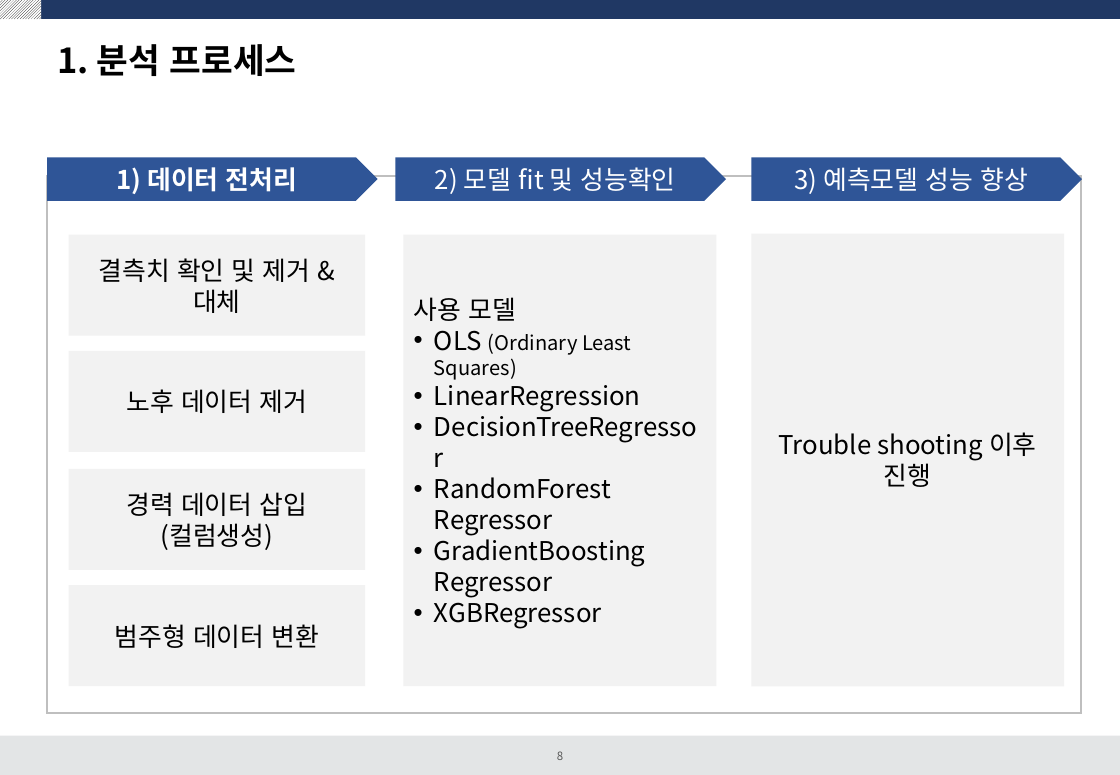
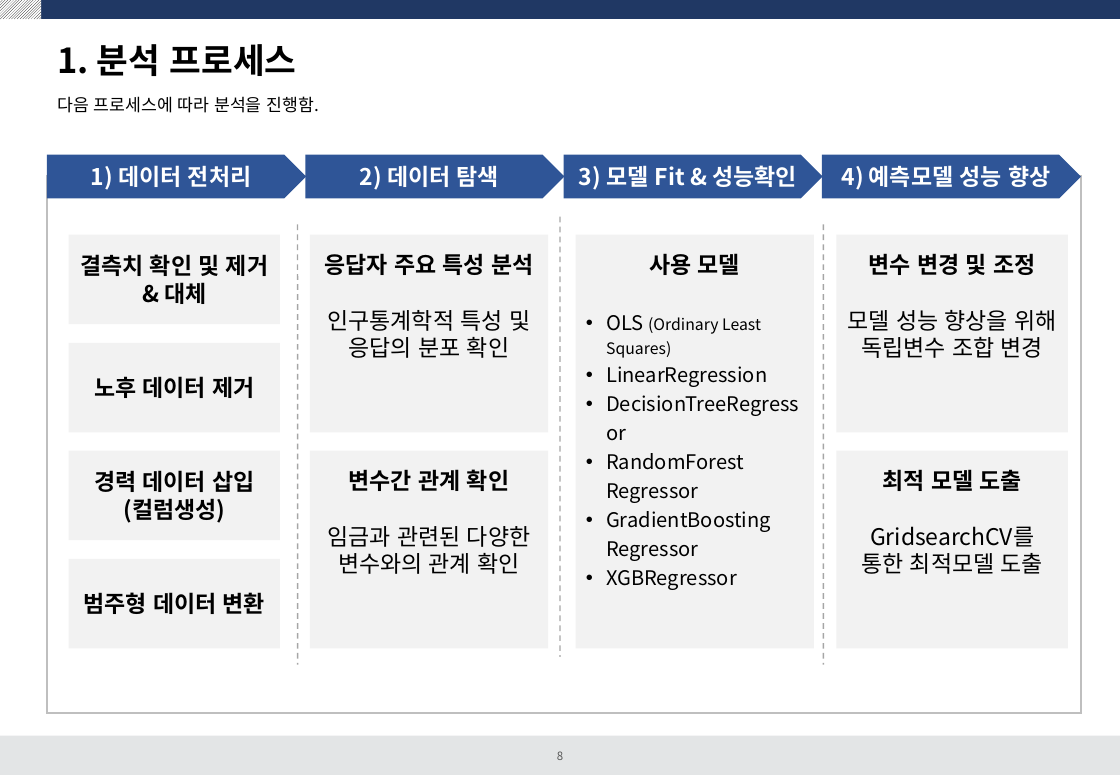
Before and after one commit to dss-14th/Regression_3_project, a slide deck: slide 8 of 여성임금 예측프로젝트.pptx. Drawn at 1120x775 pixels with LibreOffice and Linux fonts; fonts in the diff are those of the drawing. Boxes give left, top, right and bottom in pixels: in the first picture for what was removed or moved away, otherwise in the second. Text is boxed around its words. In the diff, an @@ line names an element or a change of style, - is before the commit and + after.

```diff
--- a/여성임금 예측프로젝트.pptx
+++ b/여성임금 예측프로젝트.pptx
@@ text added at [57, 96, 320, 113], 12 pt, text #000000 @@
+다음 프로세스에 따라 분석을 진행함.
@@ pentagon arrow "1) 데이터 전처리": place and size @@
-pentagon arrow "1) 데이터 전처리" at [47, 157, 377, 201]
+pentagon arrow "1) 데이터 전처리" at [47, 155, 306, 199]
@@ pentagon arrow "1) 데이터 전처리" at [47, 155, 306, 199]: size 18 to 16 pt @@
@@ pentagon arrow added at [305, 155, 565, 199], fill #2F5597, 16 pt, text #FFFFFF, bold @@
+2) 데이터 탐색
@@ pentagon arrow "3) 모델 Fit & 성능확인": place and size @@
-pentagon arrow "3) 모델 Fit & 성능확인" at [395, 157, 726, 201]
+pentagon arrow "3) 모델 Fit & 성능확인" at [564, 155, 823, 199]
@@ text in pentagon arrow at [579, 165, 796, 190]: text changed; size 18 to 16 pt; bold on @@
-2) 모델 fit 및 성능확인
+3) 모델 Fit & 성능확인
@@ pentagon arrow "4) 예측모델 성능 향상": place and size @@
-pentagon arrow "4) 예측모델 성능 향상" at [752, 157, 1083, 201]
+pentagon arrow "4) 예측모델 성능 향상" at [822, 155, 1082, 199]
@@ text in pentagon arrow at [842, 165, 1050, 190]: text changed; size 18 to 16 pt; bold on @@
-3) 예측모델 성능 향상
+4) 예측모델 성능 향상
@@ rectangle "결측치 확인 및 제거 & ...": place and size @@
-rectangle "결측치 확인 및 제거 & ..." at [68, 235, 365, 336]
+rectangle "결측치 확인 및 제거 & ..." at [68, 235, 280, 325]
@@ line added from (298, 224) to (298, 665), #A6A6A6 1 pt dashed @@
@@ rectangle added at [310, 235, 548, 432], fill #F2F2F2, 16 pt, text #000000 @@
+응답자 주요 특성 분석
+인구통계학적 특성 및 응답의 분포 확인
@@ line added from (561, 217) to (561, 658), #A6A6A6 1 pt dashed @@
@@ rectangle "사용 모델": place and size @@
-rectangle "사용 모델" at [403, 235, 717, 687]
+rectangle "사용 모델" at [576, 235, 814, 648]
@@ rectangle "사용 모델" at [576, 235, 814, 648]: size 18 to 16 pt, bold on in "사용 모델"; size 18 to 14 pt in "OLS", "LinearRegression", "DecisionTreeRegressor", "RandomForest Regressor" and 2 more places; size 14 to 11 pt in "(Ordinary Least Squares)"; alignment left to centre; line spacing 1 to 1.2; vertical alignment middle to top @@
@@ rectangle removed at [752, 234, 1065, 687] @@
-Trouble shooting 이후 진행
@@ line added from (823, 224) to (823, 665), #A6A6A6 1 pt dashed @@
@@ rectangle added at [837, 235, 1068, 432], fill #F2F2F2, 16 pt, text #000000 @@
+변수 변경 및 조정
+모델 성능 향상을 위해 독립변수 조합 변경
@@ rectangle "노후 데이터 제거": place and size @@
-rectangle "노후 데이터 제거" at [68, 352, 365, 453]
+rectangle "노후 데이터 제거" at [68, 343, 280, 433]
@@ rectangle "경력 데이터 삽입 (컬럼생성)": place and size @@
-rectangle "경력 데이터 삽입 (컬럼생성)" at [68, 470, 365, 571]
+rectangle "경력 데이터 삽입 (컬럼생성)" at [68, 451, 280, 541]
@@ rectangle added at [310, 451, 548, 648], fill #F2F2F2, 16 pt, text #000000 @@
+변수간 관계 확인
+임금과 관련된 다양한 변수와의 관계 확인
@@ rectangle added at [837, 451, 1068, 648], fill #F2F2F2, 16 pt, text #000000 @@
+최적 모델 도출
+GridsearchCV를 통한 최적모델 도출
@@ size 18 to 16 pt, bold on in 4 elements at [68, 235, 280, 325], [68, 343, 280, 433], [68, 451, 280, 541], [68, 559, 280, 649] @@
@@ rectangle "범주형 데이터 변환": place and size @@
-rectangle "범주형 데이터 변환" at [68, 585, 365, 687]
+rectangle "범주형 데이터 변환" at [68, 559, 280, 649]
```
Also in this commit, not shown: 13 other slides changed, 27 slides added, 8 slides removed, 6 other files.
